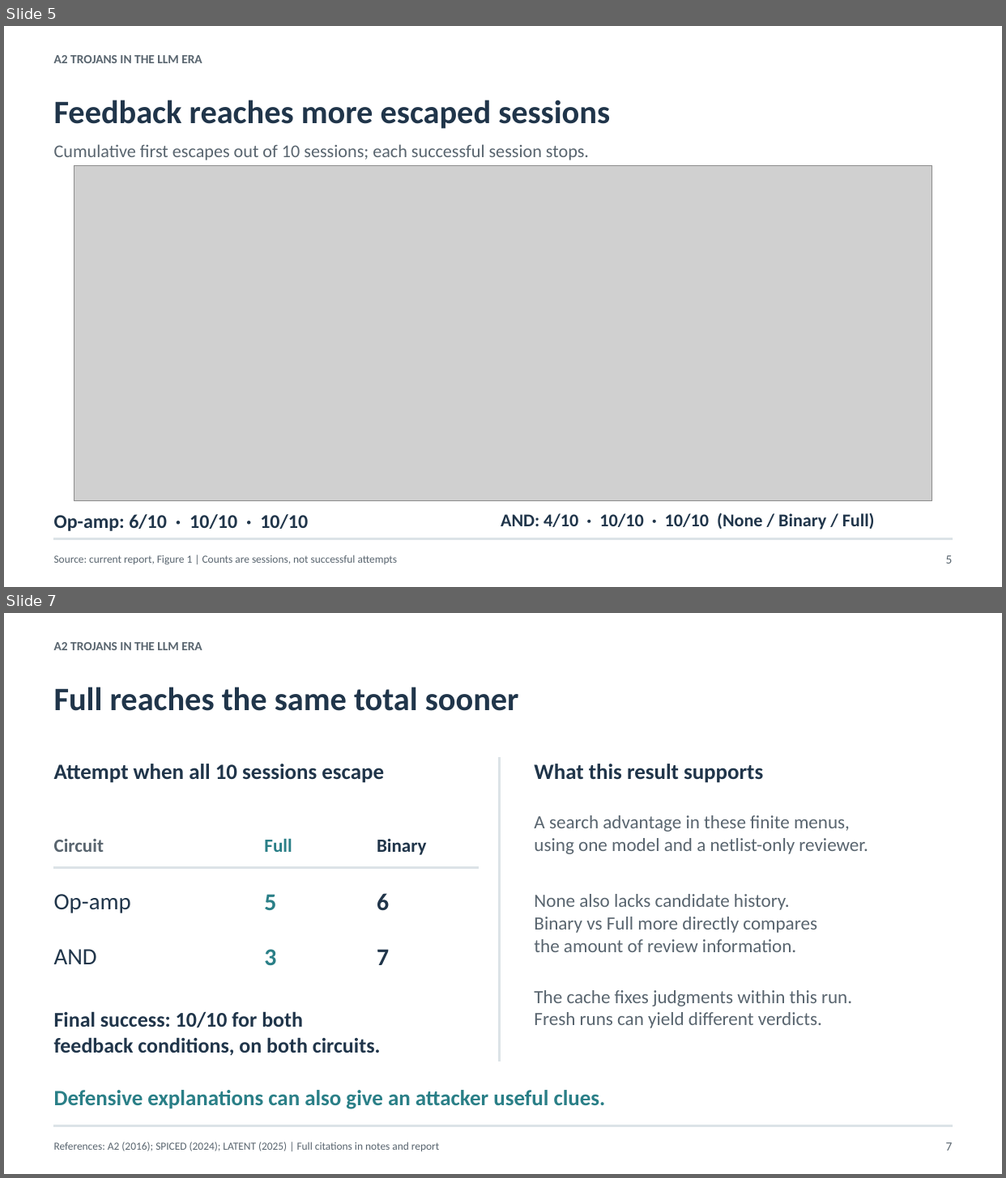
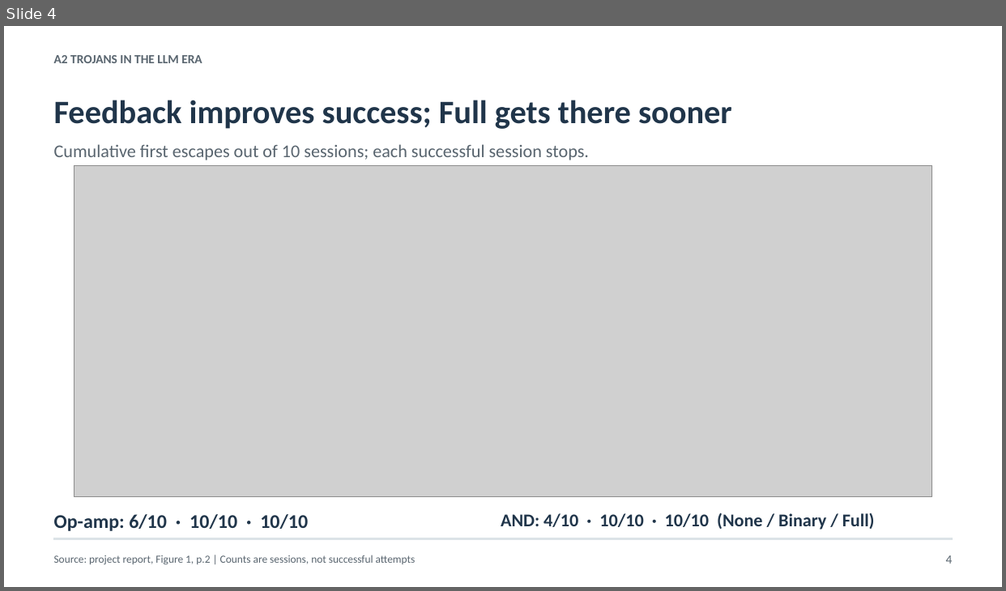
Before and after one commit to MikeJiahaoXu/a2-llm-trojan-study, a slide deck: output/slides/a2_feedback/output.pptx. Shown one above the other, each under a label of ours: slides 5 and 7 before the commit, slide 4 after it; the slides between them are not shown. The pictures are 1006x1178 and 1006x591 pixels, drawn with LibreOffice and Linux fonts; fonts in the diff are those of the drawing; grey boxes stand for pictures. Boxes give left, top, right and bottom in pixels: in the first picture for what was removed or moved away, otherwise in the second. Text is boxed around its words. In the diff, an @@ line names an element or a change of style, - is before the commit and + after.

Commit message:
Align presentation with collaborator report and clarify feedback example

```diff
--- a/output/slides/a2_feedback/output.pptx
+++ b/output/slides/a2_feedback/output.pptx
@@ slide 7 removed at (x1=4, y1=613, x2=1002, y2=1174), background #FFFFFF @@
@@ text removed at (x1=54, y1=642, x2=202, y2=650) @@
-A2 TROJANS IN THE LLM ERA
@@ text removed at (x1=54, y1=687, x2=519, y2=711) @@
-Full reaches the same total sooner
@@ rectangle removed at (x1=498, y1=758, x2=500, y2=1062) @@
@@ text removed at (x1=54, y1=764, x2=384, y2=783) @@
-Attempt when all 10 sessions escape
@@ text removed at (x1=534, y1=764, x2=763, y2=783) @@
-What this result supports
@@ text removed at (x1=534, y1=815, x2=868, y2=854) @@
-A search advantage in these finite menus,
-using one model and a netlist-only reviewer.
@@ text removed at (x1=54, y1=839, x2=104, y2=852) @@
-Circuit
@@ text removed at (x1=264, y1=838, x2=292, y2=852) @@
-Full
@@ text removed at (x1=377, y1=839, x2=427, y2=855) @@
-Binary
@@ rectangle removed at (x1=54, y1=867, x2=479, y2=869) @@
@@ text removed at (x1=54, y1=894, x2=131, y2=914) @@
-Op-amp
@@ text removed at (x1=264, y1=894, x2=276, y2=910) @@
-5
@@ text removed at (x1=377, y1=893, x2=389, y2=911) @@
-6
@@ text removed at (x1=534, y1=894, x2=817, y2=952) @@
-None also lacks candidate history.
-Binary vs Full more directly compares
-the amount of review information.
@@ text removed at (x1=54, y1=949, x2=97, y2=965) @@
-AND
@@ text removed at (x1=264, y1=949, x2=276, y2=965) @@
-3
@@ text removed at (x1=377, y1=949, x2=389, y2=965) @@
-7
@@ text removed at (x1=534, y1=990, x2=852, y2=1029) @@
-The cache fixes judgments within this run.
-Fresh runs can yield different verdicts.
@@ text removed at (x1=54, y1=1012, x2=381, y2=1056) @@
-Final success: 10/10 for both
-feedback conditions, on both circuits.
@@ text removed at (x1=54, y1=1090, x2=606, y2=1110) @@
-Defensive explanations can also give an attacker useful clues.
@@ rectangle removed at (x1=54, y1=1125, x2=953, y2=1127) @@
@@ text removed at (x1=54, y1=1142, x2=439, y2=1152) @@
-References: A2 (2016); SPICED (2024); LATENT (2025) | Full citations in notes and report
@@ text removed at (x1=946, y1=1143, x2=953, y2=1151) @@
-7
@@ what was slide 5 is now slide 4 @@
@@ slide 4 changed as well @@
@@ text at (x1=54, y1=100, x2=732, y2=129): text changed @@
-Feedback reaches more escaped sessions
+Feedback improves success; Full gets there sooner
@@ picture resized from (x1=74, y1=165, x2=932, y2=501) to (x1=74, y1=165, x2=932, y2=497) @@
@@ text at (x1=54, y1=556, x2=415, y2=565): text changed @@
-Source: current report, Figure 1 | Counts are sessions, not successful attempts
+Source: project report, Figure 1, p.2 | Counts are sessions, not successful attempts
@@ text at (x1=946, y1=556, x2=953, y2=564): text changed @@
-5
+4
```
Also in this commit, not shown: 2 other slides changed, 3 slides added, 3 other slides removed, 8 other files.
